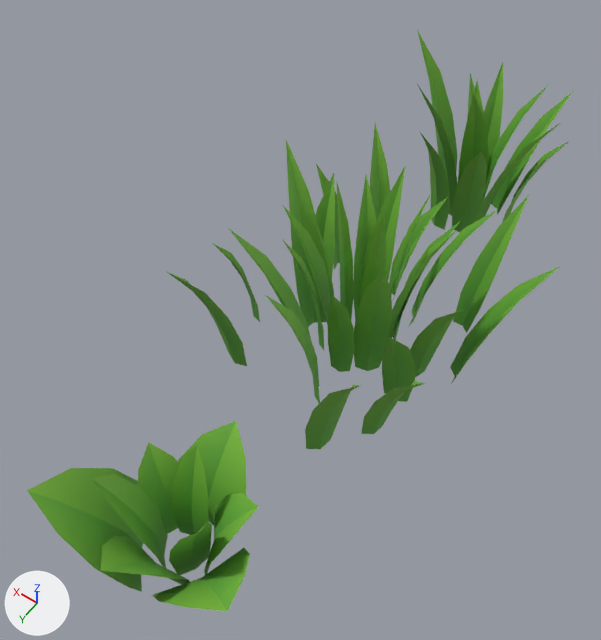
A saved change to the glTF model glb/assets/grass/grass.glb.
Rendered twice from a camera (50 mm lens) standing at (-4.13, 3.18, 3.14) and looking at (-2.89, 1.45, 0.42). Lighting does not change. The marker at lower left points along +X, +Y and +Z. The older version comes first. Where no turn or scale is listed for an object, it has been applied to the vertices.

In view in the first picture: 'Grass_1', 'Grass_2', 'Grass_3'.
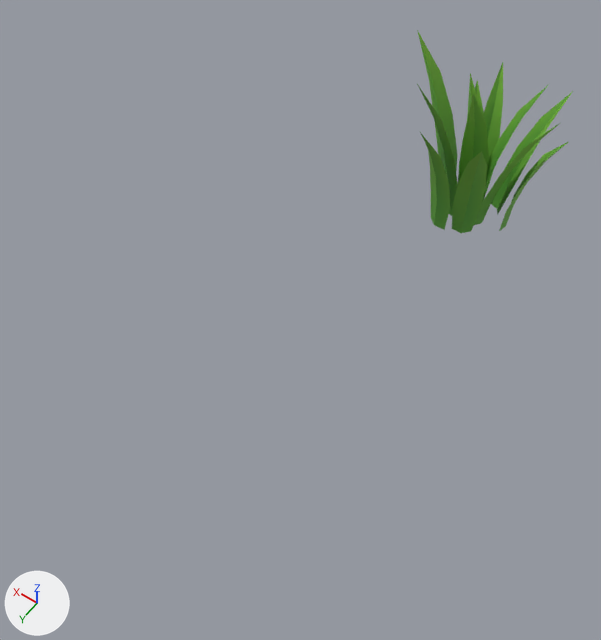
Where the change shows, as pixel boxes (x1, y1, x2, y2) in the pictures (601 x 640 px):
'Grass_2', deleted (green): before (167, 123, 560, 449)
'Grass_3', deleted (green): before (27, 421, 259, 611)

The change, as a diff of the scene's bpy script:
```diff
--- a/glb/assets/grass/grass.glb.py
+++ b/glb/assets/grass/grass.glb.py
@@ ob_grass_2 @@
-ob_grass_2 = bpy.data.objects.new('Grass_2', me_grass_2_d_singlesided_color1_001)
-ob_grass_2.location = (-2.992, 1.137, 0.0)
@@ ob_grass_3 @@
-ob_grass_3 = bpy.data.objects.new('Grass_3', me_grass_1_b_singlesided_color1_002)
-ob_grass_3.location = (-2.992, 2.376, 0.0)
```
